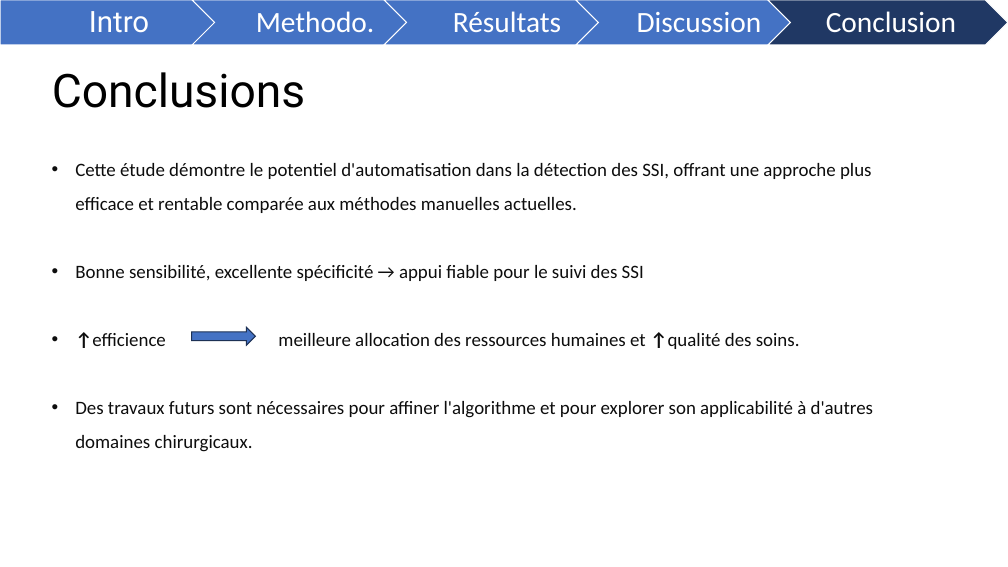
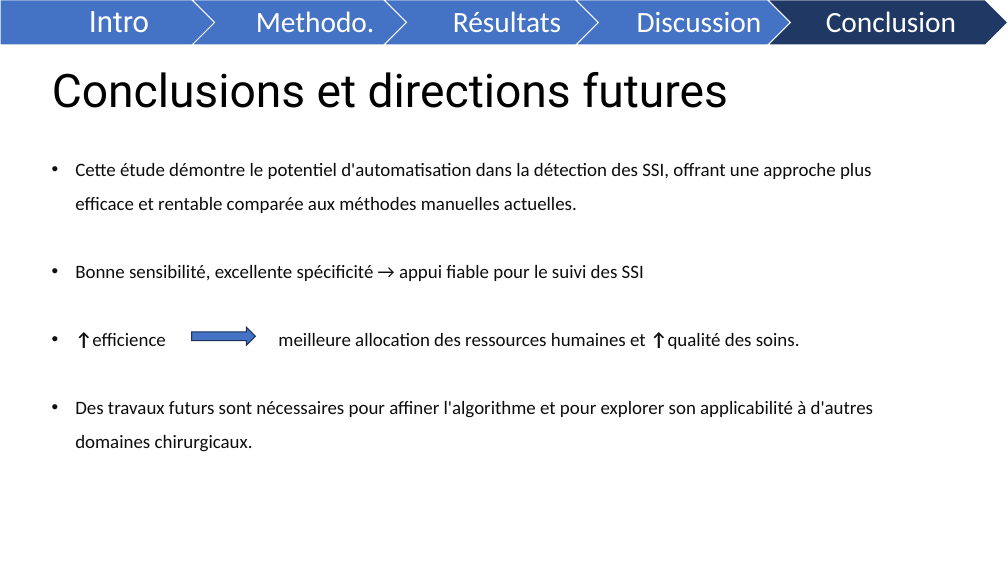
Before and after one commit to FrancescoMonti-source/theses_internes, a slide deck: slide 10 of memoire/reports/DÉTECTION SEMI-AUTOMATISÉE DES INFECTIONS POST-OPÉRATOIRES.pptx. Drawn at 1008x567 pixels with LibreOffice and Linux fonts; fonts in the diff are those of the drawing. Boxes give left, top, right and bottom in pixels: in the first picture for what was removed or moved away, otherwise in the second. Text is boxed around its words. In the diff, an @@ line names an element or a change of style, - is before the commit and + after.

```diff
--- a/memoire/reports/DÉTECTION SEMI-AUTOMATISÉE DES INFECTIONS POST-OPÉRATOIRES.pptx
+++ b/memoire/reports/DÉTECTION SEMI-AUTOMATISÉE DES INFECTIONS POST-OPÉRATOIRES.pptx
@@ title at [52, 72, 728, 108]: text changed @@
-Conclusions
+Conclusions et directions futures
```
Also in this commit, not shown: 2 other slides changed, 1 slide removed.
